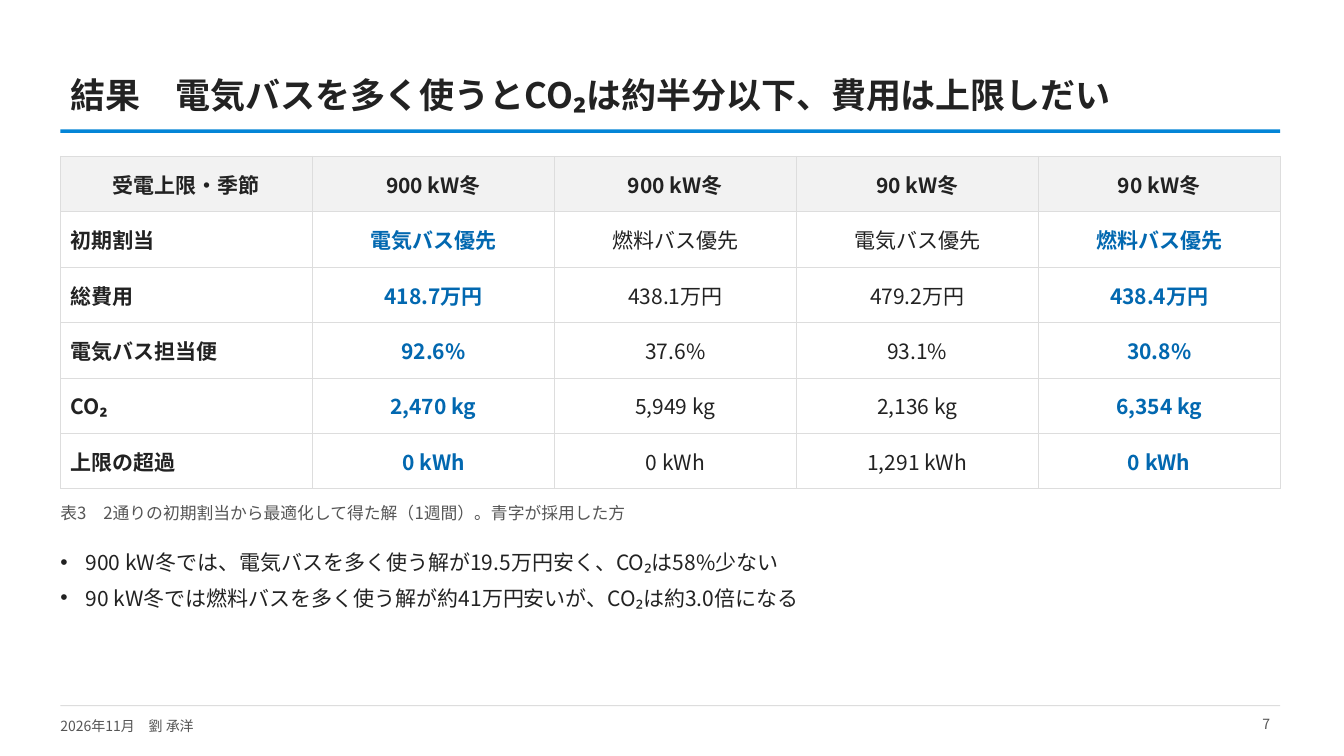
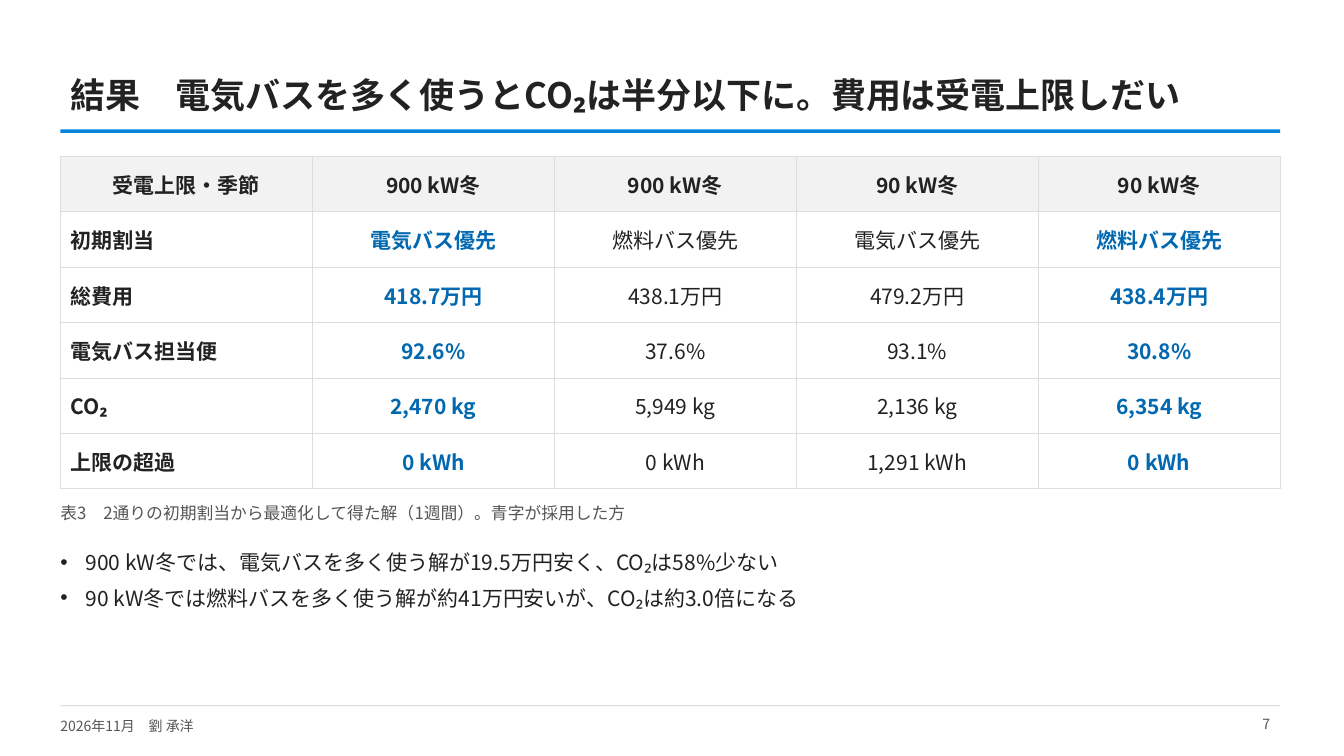
Before and after one commit to CYLIU2003/master-course, a slide deck: slide 7 of outcome/2026-11-16_nishiyama_consult/西山先生へのご相談_最新結果と3本目の柱.pptx. Drawn at 1344x756 pixels with LibreOffice and Linux fonts; fonts in the diff are those of the drawing. Boxes give left, top, right and bottom in pixels: in the first picture for what was removed or moved away, otherwise in the second. Text is boxed around its words. In the diff, an @@ line names an element or a change of style, - is before the commit and + after.

```diff
--- a/outcome/2026-11-16_nishiyama_consult/西山先生へのご相談_最新結果と3本目の柱.pptx
+++ b/outcome/2026-11-16_nishiyama_consult/西山先生へのご相談_最新結果と3本目の柱.pptx
@@ title at (70,78,1180,113): text changed @@
-結果 電気バスを多く使うとCO₂は約半分以下、費用は上限しだい
+結果 電気バスを多く使うとCO₂は半分以下に。費用は受電上限しだい
```
Also in this commit, not shown: 6 other slides changed, 10 other files.
